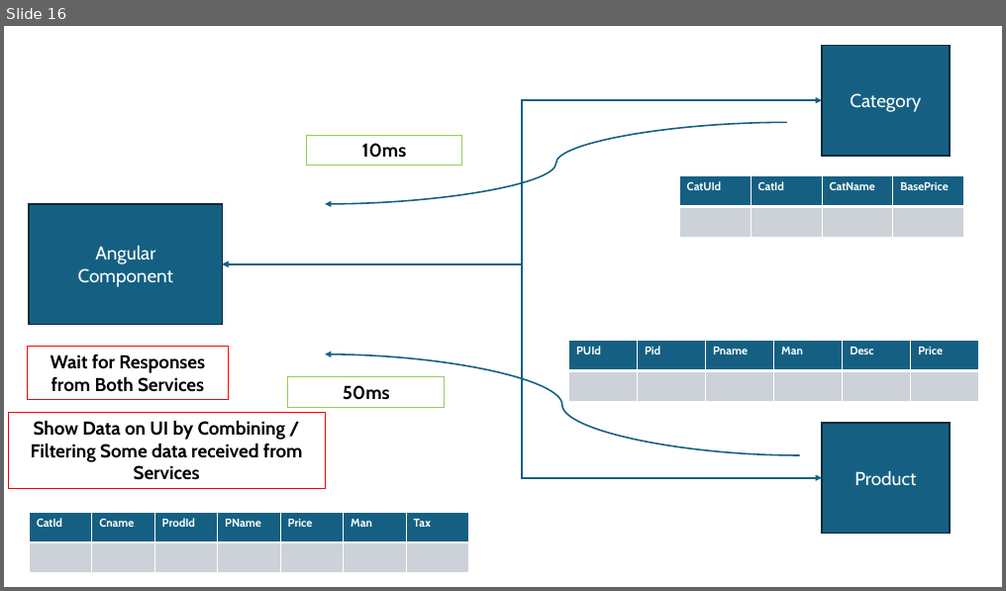
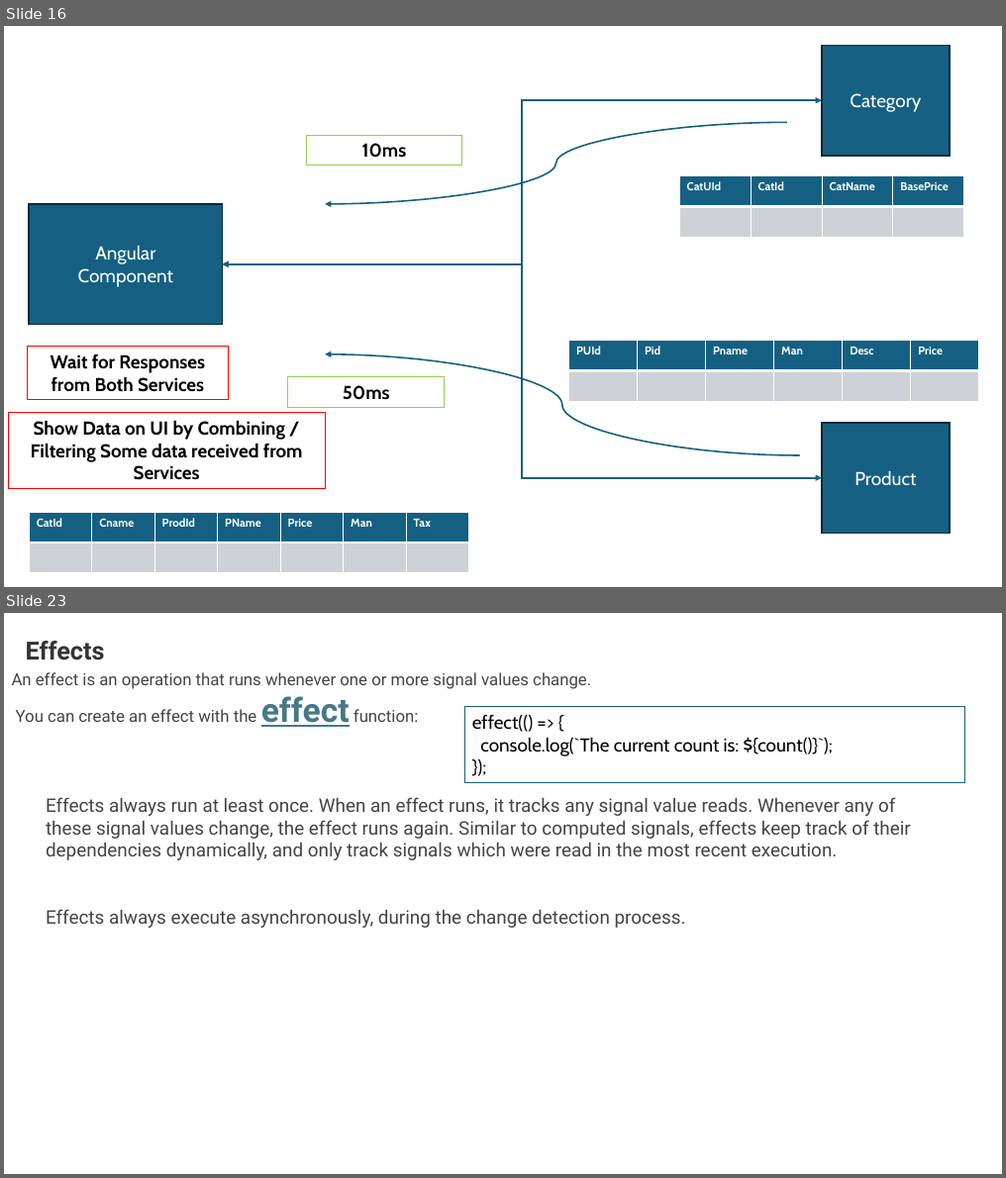
Before and after one commit to maheshsabnis/ng17guard, a slide deck: my-ng-app/Angular_Training_Images.pptx. Shown one above the other, each under a label of ours: slide 16 before the commit, slides 16 and 23 after it; the slides between them are not shown. The pictures are 1006x591 and 1006x1178 pixels, drawn with LibreOffice and Linux fonts; fonts in the diff are those of the drawing. Boxes give left, top, right and bottom in pixels: in the first picture for what was removed or moved away, otherwise in the second. Text is boxed around its words. In the diff, an @@ line names an element or a change of style, - is before the commit and + after.

```diff
--- a/my-ng-app/Angular_Training_Images.pptx
+++ b/my-ng-app/Angular_Training_Images.pptx
@@ slide 23 added at (4,613,1002,1174), background #FFFFFF @@
@@ text added at (26,641,105,661), 24 pt, text #333333, bold @@
+Effects
@@ text added at (12,672,591,727), 16 pt, text #444444 @@
+An effect is an operation that runs whenever one or more signal values change.
+You can create an effect with the effect function:
@@ rectangle added at (465,707,966,783), outline #156082 0.75 pt, 18 pt, text #000000 @@
+effect(() => {
+console.log(`The current count is: ${count()}`);
+});
@@ text added at (46,797,911,928), 18 pt, text #444444 @@
+Effects always run at least once. When an effect runs, it tracks any signal value reads. Whenever any of these signal values change, the effect runs again. Similar to computed signals, effects keep track of their dependencies dynamically, and only track signals which were read in the most recent execution.
+Effects always execute asynchronously, during the change detection process.
```
Also in this commit, not shown: 5 other slides added, 23 other files.
